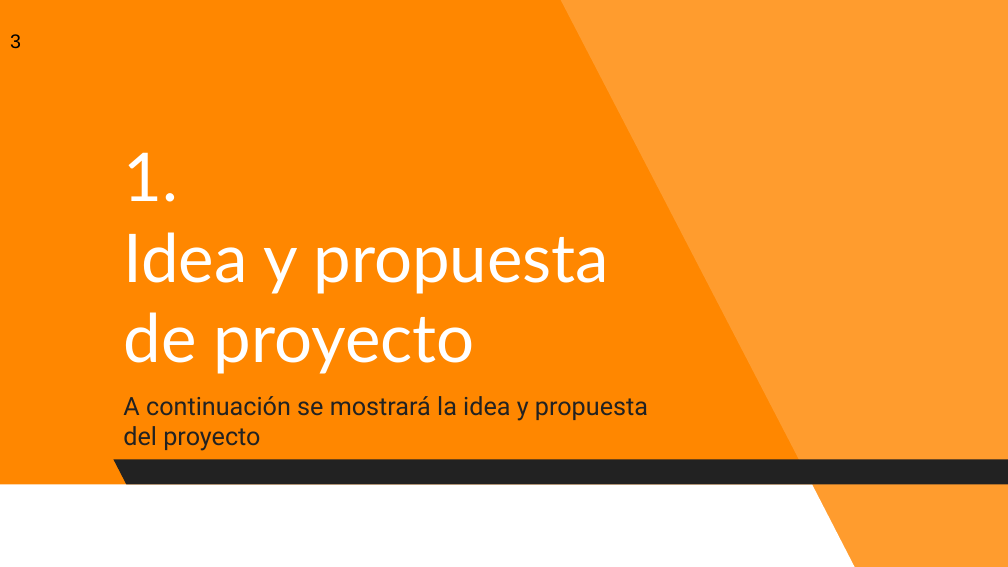
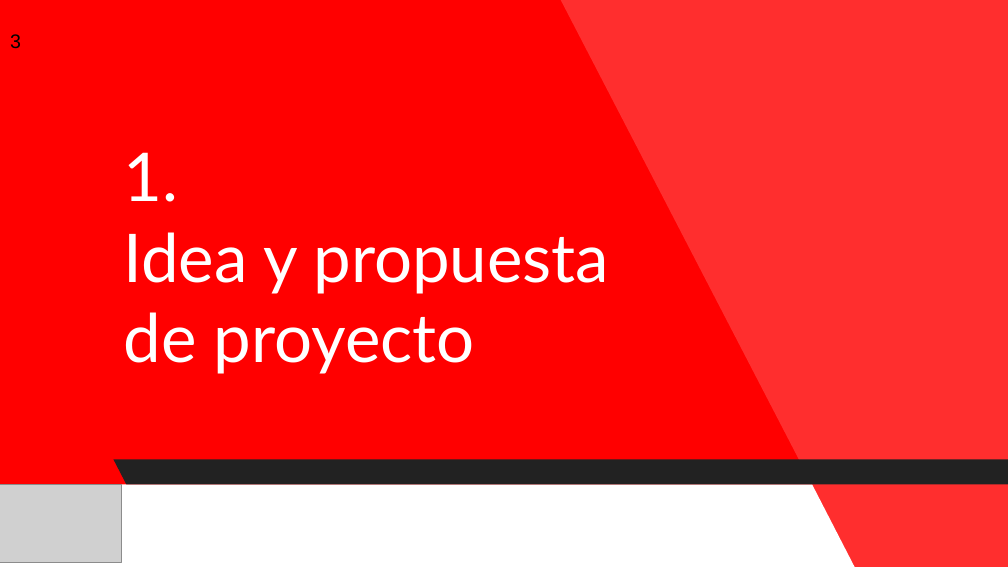
Before and after one commit to Linkk15/practicasEmpresa, a slide deck: slide 3 of appWebAngularJS/miPresent.pptx. Drawn at 1008x567 pixels with LibreOffice and Linux fonts; fonts in the diff are those of the drawing; grey boxes stand for pictures. Boxes give left, top, right and bottom in pixels: in the first picture for what was removed or moved away, otherwise in the second. Text is boxed around its words. In the diff, an @@ line names an element or a change of style, - is before the commit and + after.

```diff
--- a/appWebAngularJS/miPresent.pptx
+++ b/appWebAngularJS/miPresent.pptx
@@ background #FF8700 to #FF0000 @@
@@ subtitle removed at <box>123,396,648,451</box> @@
-A continuación se mostrará la idea y propuesta del proyecto
@@ picture added at <box>0,485,121,562</box> @@
```
Also in this commit, not shown: 11 other slides changed, 3 slides added.
